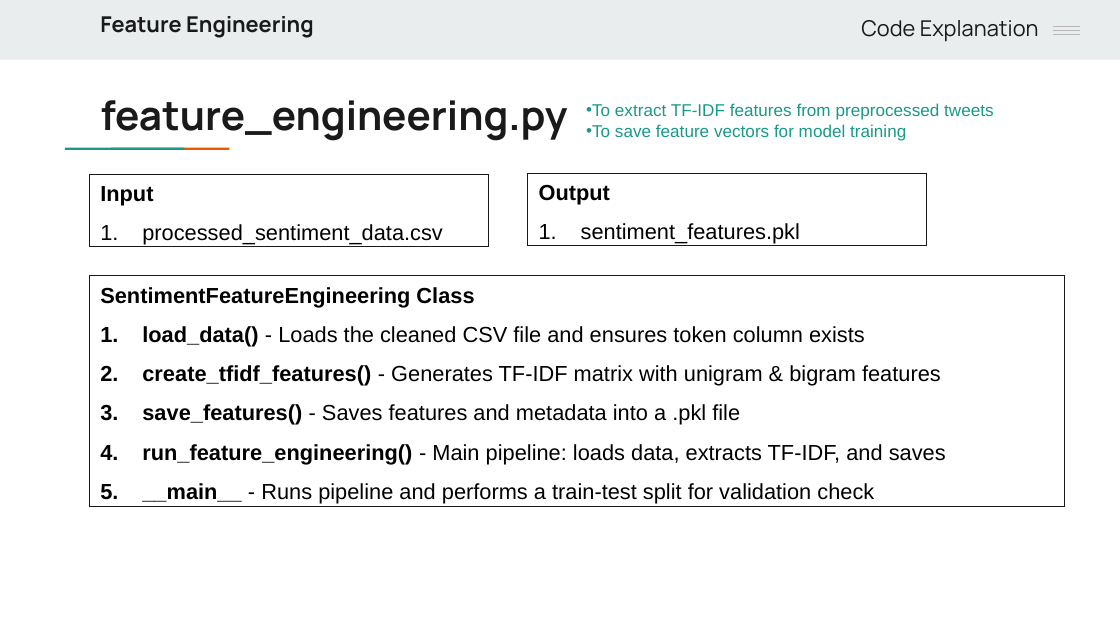
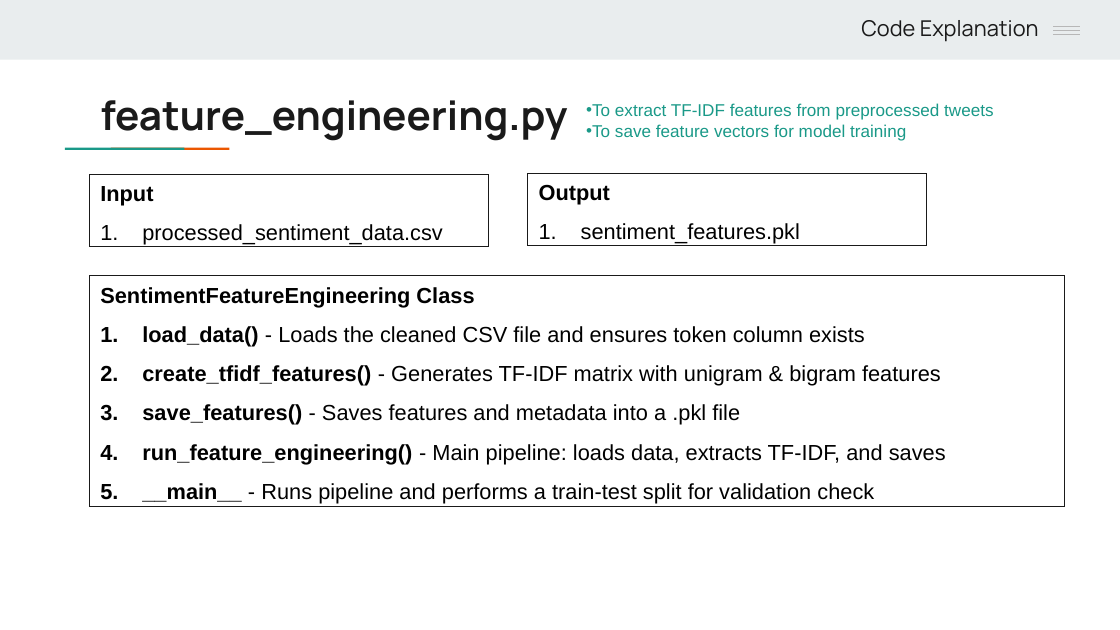
Before and after one commit to handamn/Nawatech-Machine_Learning_Engineer, a slide deck: slide 39 of task_2/Case2 Presentation.pptx (slide 12 before the commit). Drawn at 1120x630 pixels with LibreOffice and Linux fonts; fonts in the diff are those of the drawing. Boxes give left, top, right and bottom in pixels: in the first picture for what was removed or moved away, otherwise in the second. Text is boxed around its words. In the diff, an @@ line names an element or a change of style, - is before the commit and + after.

```diff
--- a/task_2/Case2 Presentation.pptx
+++ b/task_2/Case2 Presentation.pptx
@@ text removed at <box>100,16,314,38</box> @@
-Feature Engineering
```
Also in this commit, not shown: 1 other slide changed, 28 slides added, 1 slide removed, 1 other file.
